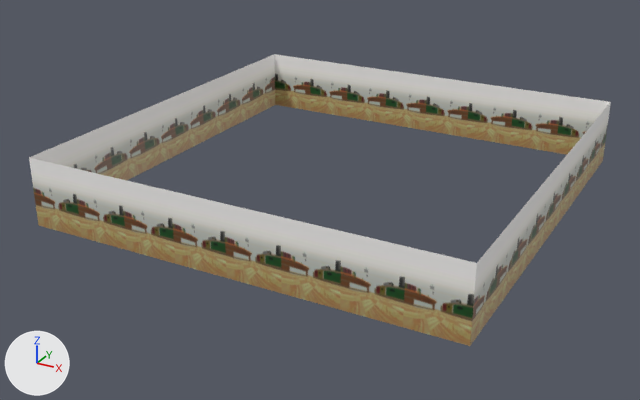
Renders of the COLLADA model apps/game/public/stages/st00/model/model_02.dae from each side of a commit.
Both versions are drawn from a 50 mm camera at (8969.0, -17531.0, 6771.0) aimed at (-330.0, -623.0, -1683.0). Every picture has the same lights, and +X, +Y and +Z are marked at lower left. The picture after the commit comes second.

Objects in the first picture: 'Joint_0_Object_0'.
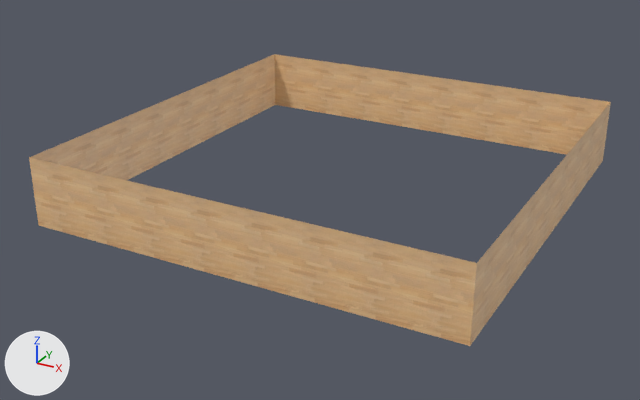
What differs and where, as boxes (x1, y1, x2, y2) in the pictures (640 x 400 px):
'Joint_0_Object_0', surface changed: (29, 54, 611, 346) in both

Diff of the bpy script that builds the scene:
```diff
--- a/apps/game/public/stages/st00/model/model_02.dae.py
+++ b/apps/game/public/stages/st00/model/model_02.dae.py
@@ img_model_02_texture_0_cmp_png @@
+img_model_02_texture_0_cmp_png = load_image('model_02_Texture_0_CMP.png', 'model_02_Texture_0_CMP.png', 256, 256, 'sRGB')
@@ mat_material_38fa6cb7 @@
 mat_material_38fa6cb7 = principled_material('Material_38FA6CB7')
-mat_material_38fa6cb7.texture = img_texture_0_cmp_png
+mat_material_38fa6cb7.texture = img_model_02_texture_0_cmp_png
 mat_material_38fa6cb7.roughness = 0.44
```
